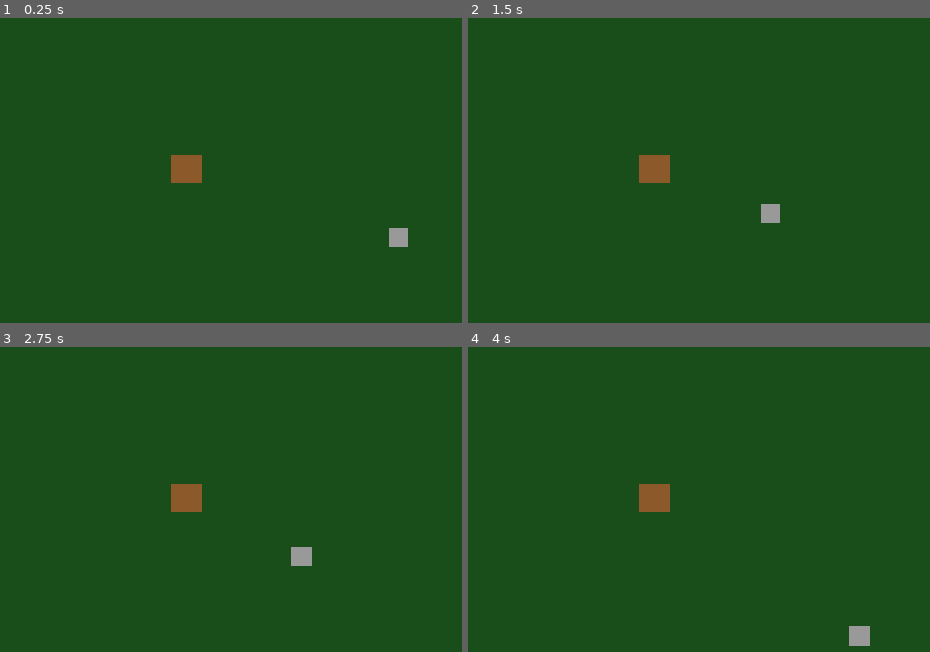
Above: before the commit, frames 1-4 (two rows, left to right).
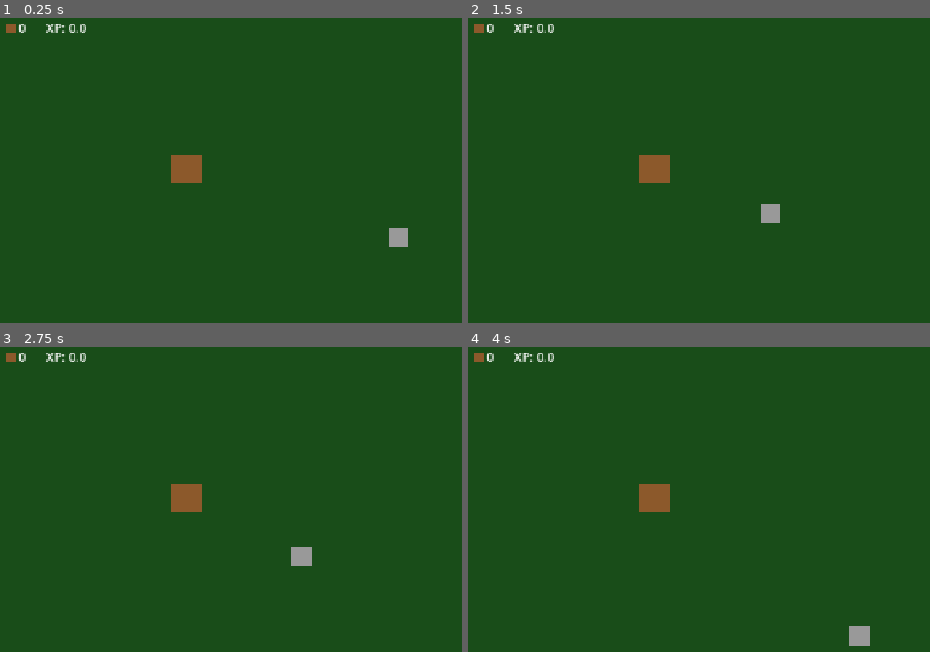
Above: after the commit, the same moments.

Repository: LEADR-official/grindscape
Game: Godot game, scene res://scenes/game.tscn
The game is run twice, just before and just after one commit, with the same random seed, the same clock (stepped at 60 frames per second) and the same inputs.
Inputs (mouse positions are in pixels of both pictures, inside the frame that each line leads up to):
- Up to frame 1 (0.25 s): no input
- Up to frame 2 (1.5 s): tap Enter at 0.5 s; move the mouse to (652, 167) at 0.52 s; click (652, 167) at 0.67 s; move the mouse to (708, 258) at 1.27 s; click (708, 258) at 1.42 s
- Up to frame 3 (2.75 s): move the mouse to (outside the picture) at 2.02 s; click (outside the picture) at 2.17 s
- Up to frame 4 (4 s): move the mouse to (outside the picture) at 2.77 s; click (outside the picture) at 2.92 s; move the mouse to (outside the picture) at 3.52 s; click (outside the picture) at 3.67 s

The runs differ from the first frame. In frame 1, 0.3% of the frame differs, in the area x 1-19%, y 1-5%; in frame 2, 0.3%; in frame 3, 0.3%; in frame 4, 0.3%.

Commit message:
add HUD top bar

Diff:
--- a/project.godot
+++ b/project.godot
@@ -11,9 +11,9 @@
 [application]
 
 config/name="GrindScape"
+run/main_scene="res://scenes/game.tscn"
 config/features=PackedStringArray("4.4", "GL Compatibility")
 config/icon="res://icon.svg"
-run/main_scene="res://scenes/game.tscn"
 
 [autoload]
 
@@ -24,7 +24,6 @@
 window/size/viewport_width=1280
 window/size/viewport_height=720
 window/stretch/mode="canvas_items"
-window/stretch/aspect="keep"
 
 [rendering]
 
--- a/scenes/game.tscn
+++ b/scenes/game.tscn
@@ -1,8 +1,9 @@
-[gd_scene load_steps=8 format=3 uid="uid://d3wxlp4b8fyjn"]
+[gd_scene load_steps=9 format=3 uid="uid://d3wxlp4b8fyjn"]
 
 [ext_resource type="PackedScene" uid="uid://dpt1j22nxfw0x" path="res://scenes/player.tscn" id="1_player"]
 [ext_resource type="PackedScene" path="res://scenes/rock.tscn" id="2_rock"]
 [ext_resource type="Script" uid="uid://b1578tt5yug3l" path="res://scripts/game.gd" id="3_game_script"]
+[ext_resource type="PackedScene" path="res://scenes/hud.tscn" id="4_hud"]
 
 [sub_resource type="RectangleShape2D" id="RectangleShape2D_top"]
 size = Vector2(1280, 10)
@@ -48,3 +49,5 @@
 
 [node name="Player" parent="." instance=ExtResource("1_player")]
 position = Vector2(640, 360)
+
+[node name="HUD" parent="." instance=ExtResource("4_hud")]
--- /dev/null
+++ b/scenes/hud.tscn
@@ -0,0 +1,37 @@
+[gd_scene load_steps=2 format=3]
+
+[ext_resource type="Script" path="res://scripts/hud.gd" id="1_hud_script"]
+
+[node name="HUD" type="CanvasLayer"]
+script = ExtResource("1_hud_script")
+
+[node name="TopBar" type="HBoxContainer" parent="."]
+offset_left = 12.0
+offset_top = 12.0
+offset_right = 400.0
+offset_bottom = 40.0
+mouse_filter = 2
+
+[node name="OreIcon" type="ColorRect" parent="TopBar"]
+custom_minimum_size = Vector2(16, 16)
+layout_mode = 2
+size_flags_vertical = 4
+mouse_filter = 2
+color = Color(0.55, 0.35, 0.17, 1)
+
+[node name="OreLabel" type="Label" parent="TopBar"]
+layout_mode = 2
+mouse_filter = 2
+theme_override_font_sizes/font_size = 20
+text = "0"
+
+[node name="Spacer" type="Control" parent="TopBar"]
+custom_minimum_size = Vector2(24, 0)
+layout_mode = 2
+mouse_filter = 2
+
+[node name="XPLabel" type="Label" parent="TopBar"]
+layout_mode = 2
+mouse_filter = 2
+theme_override_font_sizes/font_size = 20
+text = "XP: 0"
--- a/scripts/game.gd
+++ b/scripts/game.gd
@@ -1,5 +1,7 @@
 extends Node2D
 ## Game orchestrator — wires signals between child scenes and Stats.
+
+const ORE_XP_VALUE: float = 3.25
 
 @onready var _rock: StaticBody2D = $Rock
 
@@ -10,4 +12,4 @@
 
 func _on_ore_mined() -> void:
 	Stats.add_ore()
-	Stats.add_xp(5)
+	Stats.add_xp(ORE_XP_VALUE)
--- /dev/null
+++ b/scripts/hud.gd
@@ -0,0 +1,15 @@
+extends CanvasLayer
+## HUD — displays live ore and XP counters, updated via Stats signal.
+
+@onready var _ore_label: Label = $TopBar/OreLabel
+@onready var _xp_label: Label = $TopBar/XPLabel
+
+
+func _ready() -> void:
+	Stats.stats_updated.connect(_on_stats_updated)
+	_on_stats_updated()
+
+
+func _on_stats_updated() -> void:
+	_ore_label.text = str(Stats.ore_count)
+	_xp_label.text = "XP: " + str(Stats.xp)
--- a/scripts/stats.gd
+++ b/scripts/stats.gd
@@ -7,7 +7,7 @@
 
 # --- Raw metrics ---
 var ore_count: int = 0
-var xp: int = 0
+var xp: float = 0
 var skeleton_kills: int = 0
 var damage_taken: int = 0
 var damage_dealt: int = 0
@@ -19,7 +19,7 @@
 
 func get_damage_ratio() -> float:
 	if damage_taken == 0:
-		return damage_dealt
+		return float(damage_dealt)
 	return float(damage_dealt) / float(damage_taken)
 
 
@@ -55,7 +55,7 @@
 	stats_updated.emit()
 
 
-func add_xp(amount: int) -> void:
+func add_xp(amount: float) -> void:
 	xp += amount
 	stats_updated.emit()
 
